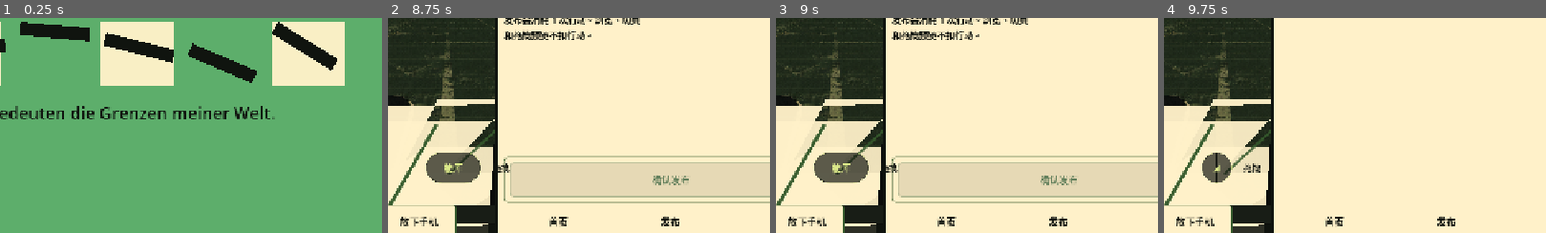
Above: before the commit, frames 1-4 (left to right).
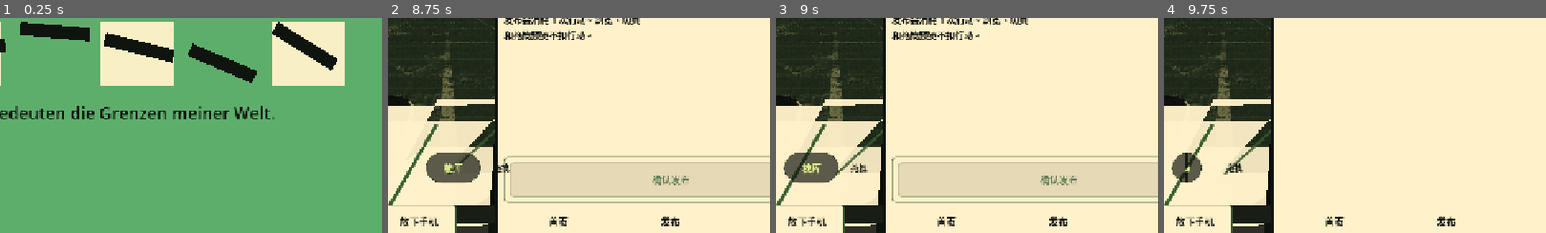
Above: after the commit, the same moments.

Repository: zhangyangdi233-sudo/memes-minigame
Game: Godot game, scene res://scenes/babel_meme_game.tscn
The game is run twice, just before and just after one commit, with the same random seed, the same clock (stepped at 60 frames per second) and the same inputs.
Inputs (mouse positions are % of the whole screen's width and height, from its top left):
- Up to frame 1 (0.25 s): no input
- Up to frame 2 (8.75 s): click "开始游戏" at 0.5 s; click (6, 15) at 1.25 s; click (6, 31) at 2 s; click (6, 47) at 2.75 s; click "放下手机" at 3.5 s; click "PHONE 打开" at 4.25 s; click "发现" at 5 s; click "塔下" at 5.75 s; click "‹" at 6.5 s; click "首页" at 7.25 s; click "发布" at 8 s
- Up to frame 3 (9 s): click "发布空格：等待完整梗" at 8.75 s
- Up to frame 4 (9.75 s): click "我的" at 9.5 s
The pictures show only the part of the screen within x 38-88%, y 44-94%; the shares and areas given below are measured in that part.

Frames 1-2 are identical in both runs. In frame 3, 2.5% of the frame differs, in the area x 2-32%, y 62-77%; in frame 4, 2.0%.

Commit message:
Avoid meme bank overlap after window drag

Diff:
--- a/scripts/babel_meme_game.gd
+++ b/scripts/babel_meme_game.gd
@@ -1955,6 +1955,7 @@
 		_apply_meme_bank_popup_layout(_meme_bank_open)
 	if _meme_bank_content != null:
 		_meme_bank_content.visible = show_meme_bank and _meme_bank_open
+	_avoid_meme_bank_overlaps()
 	if _phone_down_backdrop_image != null:
 		_phone_down_backdrop_image.visible = in_phone or _phone_art_alpha > 0.03
 	if _hand_phone_image != null:
@@ -2158,6 +2159,71 @@
 	if game.view_state == "phone_down":
 		return true
 	return game.reality_phase == "npc_speaking"
+
+
+func _avoid_meme_bank_overlaps() -> void:
+	if _meme_bank_window == null or not _meme_bank_window.visible:
+		return
+	var targets := _meme_bank_overlap_targets()
+	if not _meme_bank_conflicts_at(_meme_bank_window.global_position, targets):
+		return
+	var bank_rect := _meme_bank_window.get_global_rect()
+	var viewport_size := Vector2(1280, 720)
+	if get_viewport() != null:
+		viewport_size = get_viewport().get_visible_rect().size
+	var margin := 12.0
+	var min_x := margin
+	if _hud_panel != null and _hud_panel.visible:
+		min_x = maxf(min_x, _hud_panel.get_global_rect().end.x + margin)
+	var max_x := maxf(min_x, viewport_size.x - bank_rect.size.x - margin)
+	var max_y := maxf(margin, viewport_size.y - bank_rect.size.y - margin)
+	var current := _meme_bank_window.global_position
+	var candidates: Array[Vector2] = []
+	for target in targets:
+		if target == null or not target.visible:
+			continue
+		var target_rect := target.get_global_rect()
+		if not Rect2(current, bank_rect.size).intersects(target_rect):
+			continue
+		candidates.append(Vector2(target_rect.position.x - bank_rect.size.x - margin, current.y))
+		candidates.append(Vector2(target_rect.end.x + margin, current.y))
+		candidates.append(Vector2(current.x, target_rect.position.y - bank_rect.size.y - margin))
+		candidates.append(Vector2(current.x, target_rect.end.y + margin))
+	candidates.append(Vector2(min_x, current.y))
+	candidates.append(Vector2(max_x, current.y))
+	for candidate in candidates:
+		var clamped := Vector2(
+			clampf(candidate.x, min_x, max_x),
+			clampf(candidate.y, margin, max_y)
+		)
+		if not _meme_bank_conflicts_at(clamped, targets):
+			_meme_bank_window.global_position = clamped
+			return
+
+
+func _meme_bank_overlap_targets() -> Array[Control]:
+	var targets: Array[Control] = []
+	for app_id in _app_windows.keys():
+		var app_window := _app_windows[app_id] as Control
+		if app_window != null and app_window.visible:
+			targets.append(app_window)
+	if _view_toggle_button != null and _view_toggle_button.visible:
+		targets.append(_view_toggle_button)
+	if _hud_actions_label != null and _hud_actions_label.visible:
+		targets.append(_hud_actions_label)
+	return targets
+
+
+func _meme_bank_conflicts_at(position: Vector2, targets: Array[Control]) -> bool:
+	if _meme_bank_window == null:
+		return false
+	var rect := Rect2(position, _meme_bank_window.get_global_rect().size)
+	for target in targets:
+		if target == null or not target.visible:
+			continue
+		if rect.intersects(target.get_global_rect()):
+			return true
+	return false
 
 
 func _on_window_handle_gui_input(event: InputEvent, _window_id: String, window: Control, handle: Control) -> void:
--- a/tests/test_main_scene.gd
+++ b/tests/test_main_scene.gd
@@ -684,6 +684,8 @@
 			_assert_true(meme_bank_popup.visible, "notebook view should show the integrated meme bank popup")
 			if social_app_window != null:
 				_assert_true(not _controls_overlap(meme_bank_popup, social_app_window), "collapsed notebook meme bank should not cover the social phone")
+			if notebook_app_window != null:
+				_assert_true(not _controls_overlap(meme_bank_popup, notebook_app_window), "collapsed notebook meme bank should not cover the notebook phone")
 			if view_toggle_button != null:
 				_assert_true(not _controls_overlap(meme_bank_popup, view_toggle_button), "collapsed notebook meme bank should not cover the put-phone button")
 			_assert_true(not meme_bank_content.visible, "meme bank content should start collapsed")
@@ -691,6 +693,8 @@
 			_assert_true(meme_bank_content.visible, "toggling meme bank should open the drawer content")
 			if social_app_window != null:
 				_assert_true(not _controls_overlap(meme_bank_popup, social_app_window), "opened meme bank drawer should not cover the social phone")
+			if notebook_app_window != null:
+				_assert_true(not _controls_overlap(meme_bank_popup, notebook_app_window), "opened meme bank drawer should not cover the notebook phone")
 			if view_toggle_button != null:
 				_assert_true(not _controls_overlap(meme_bank_popup, view_toggle_button), "opened meme bank drawer should not cover the put-phone button")
 			if hud_actions_label != null:
@@ -710,6 +714,10 @@
 			_assert_eq(root.game.actions_remaining, 5, "moving a window should not spend an action")
 			for window_id in ["phone", "app:babel", "app:social", "app:shop", "app:notebook", "bank", "reality", "settings"]:
 				_assert_true(root._move_window_for_test(window_id, Vector2(0, 0)), "window should remain registered as draggable: %s" % window_id)
+			if meme_bank_popup != null:
+				root._move_window_for_test("app:social", Vector2(-190, 0))
+				root._render()
+				_assert_true(not _controls_overlap(meme_bank_popup, social_app_window), "meme bank corner should avoid a dragged social phone")
 		_assert_true(_has_node_with_method(root, "set_drag_payload"), "notebook and bank items should expose drag payloads")
 		_assert_true(_has_node_with_method(root, "configure_drop_target"), "slots and dialogue blank should expose drop targets")
 		root._on_slot_token_dropped({"kind": "token", "id": "n1"}, "object")
